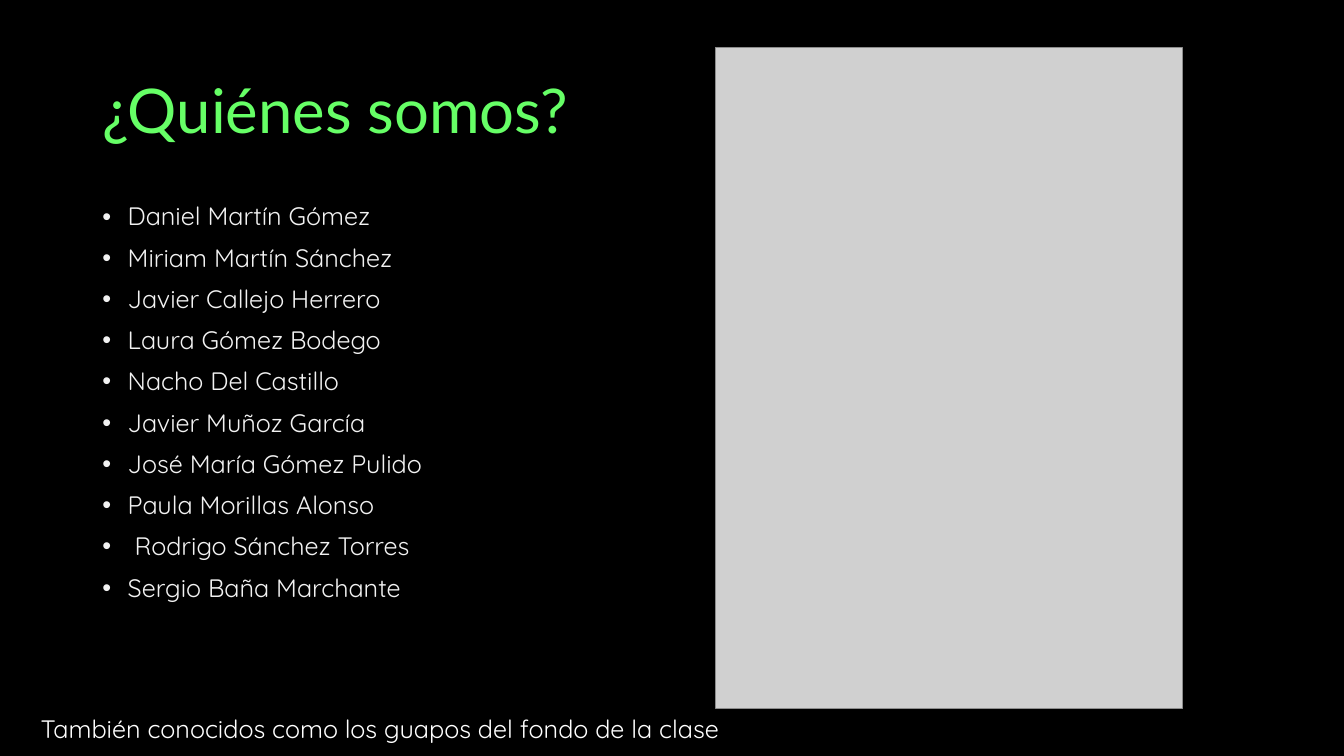
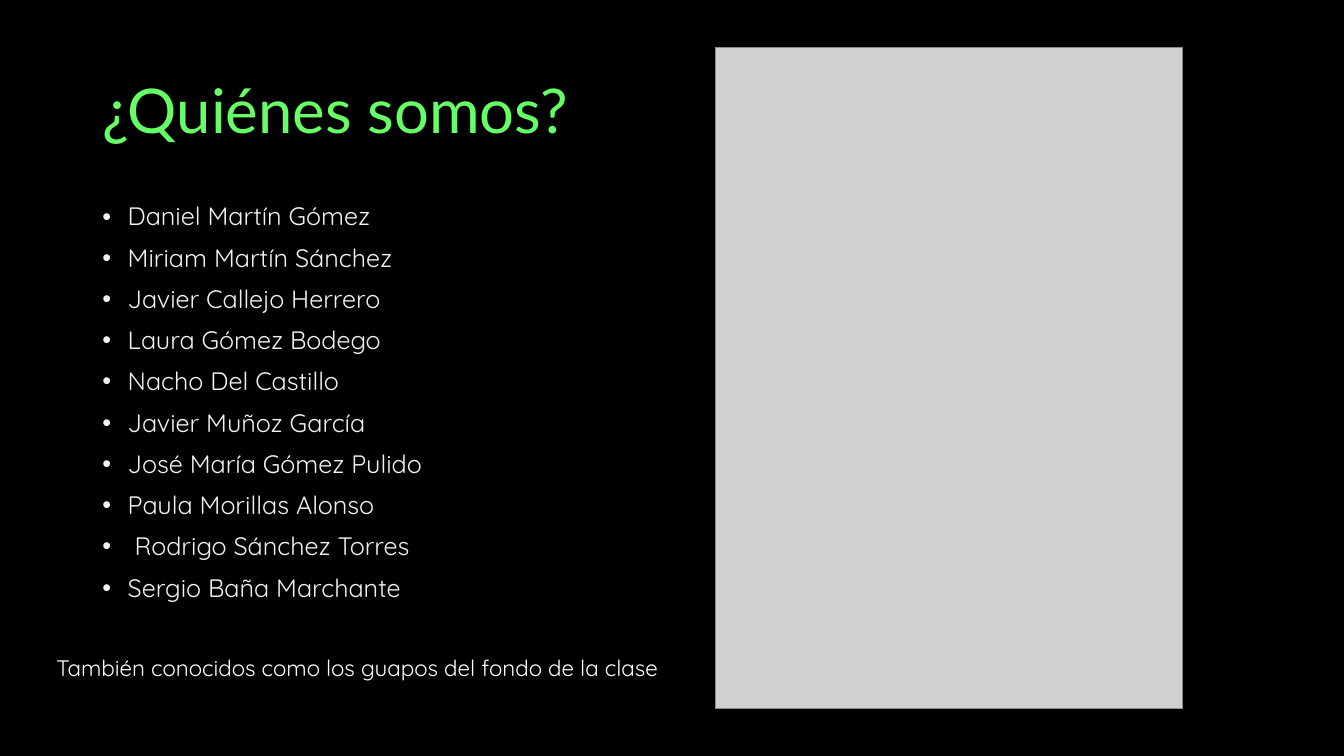
Before and after one commit to Xuppap-Inc/VerdantSorrow, a slide deck: slide 2 of Hitos/Presentacion hito 0.pptx. Drawn at 1344x756 pixels with LibreOffice and Linux fonts; fonts in the diff are those of the drawing; grey boxes stand for pictures. Boxes give left, top, right and bottom in pixels: in the first picture for what was removed or moved away, otherwise in the second. Text is boxed around its words. In the diff, an @@ line names an element or a change of style, - is before the commit and + after.

```diff
--- a/Hitos/Presentacion hito 0.pptx
+++ b/Hitos/Presentacion hito 0.pptx
@@ text "También conocidos como los guapos ...": place and size @@
-text "También conocidos como los guapos ..." at <box>41,719,719,743</box>
+text "También conocidos como los guapos ..." at <box>56,659,658,681</box>
@@ text "También conocidos como los guapos ..." at <box>56,659,658,681</box>: size 18 to 16 pt @@
```
Also in this commit, not shown: 3 other slides changed, 1 slide added, 1 slide removed.
